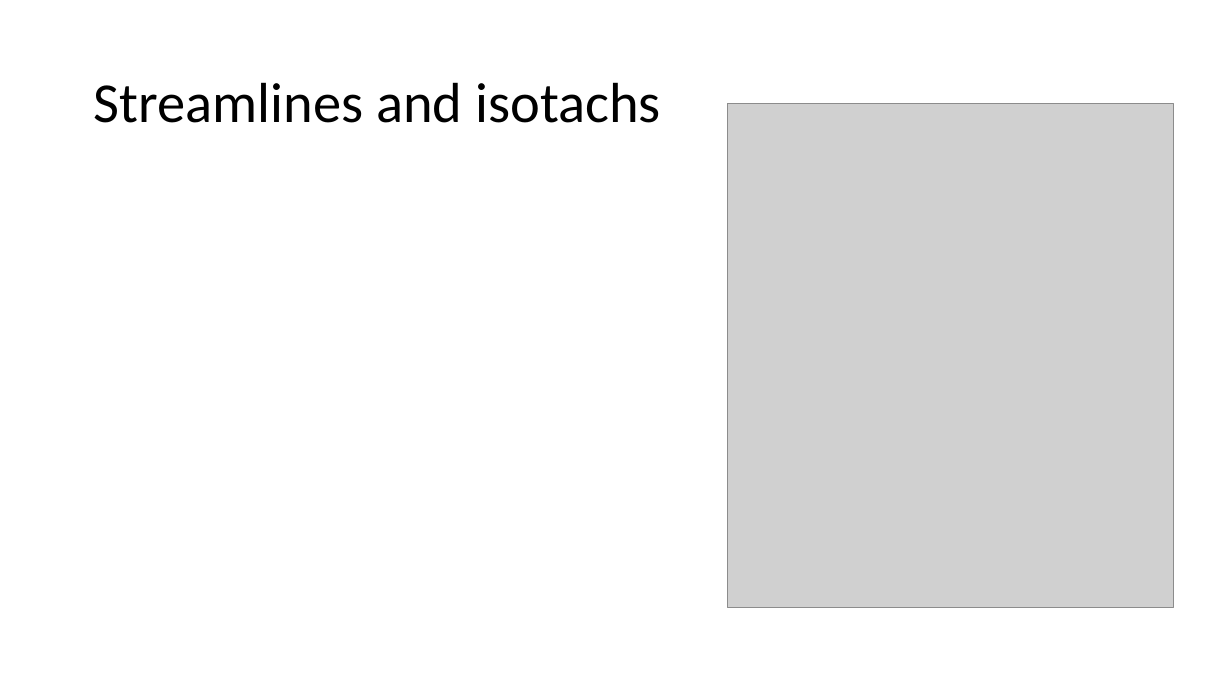
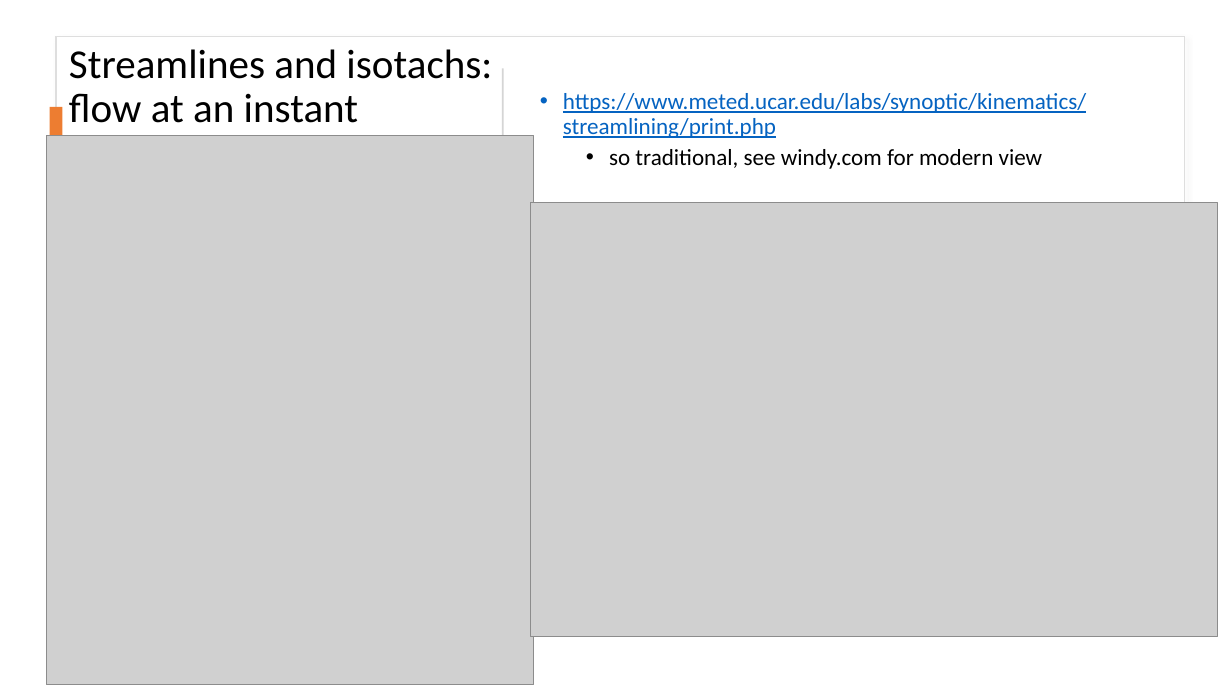
Before and after one commit to ATMOcanes/ATM651, a slide deck: slide 3 of WH_chapter7/Kinematics_WH_7.1.pptx. Drawn at 1232x693 pixels with LibreOffice and Linux fonts; fonts in the diff are those of the drawing; grey boxes stand for pictures. Boxes give left, top, right and bottom in pixels: in the first picture for what was removed or moved away, otherwise in the second. Text is boxed around its words. In the diff, an @@ line names an element or a change of style, - is before the commit and + after.

```diff
--- a/WH_chapter7/Kinematics_WH_7.1.pptx
+++ b/WH_chapter7/Kinematics_WH_7.1.pptx
@@ rectangle added at (56,37,1185,248), fill #FFFFFF, outline #DEDEDE 1 pt @@
@@ title at (69,49,492,123): text changed; size 44 to 32 pt @@
-Streamlines and isotachs
+Streamlines and isotachs: flow at an instant
@@ rectangle added at (502,68,504,216), fill #D5D5D5 @@
@@ rectangle added at (50,107,63,178), fill #ED7D31 @@
@@ text added at (563,93,1086,169), 18 pt, text #0563C1, underline @@
+• https://www.meted.ucar.edu/labs/synoptic/kinematics/streamlining/print.php
+  • so traditional, see windy.com for modern view
@@ picture: place and size @@
-picture at (727,104,1174,607)
+picture at (46,136,534,685)
@@ picture added at (531,202,1217,637) @@
```
Also in this commit, not shown: 5 other slides changed, 1 slide added.
